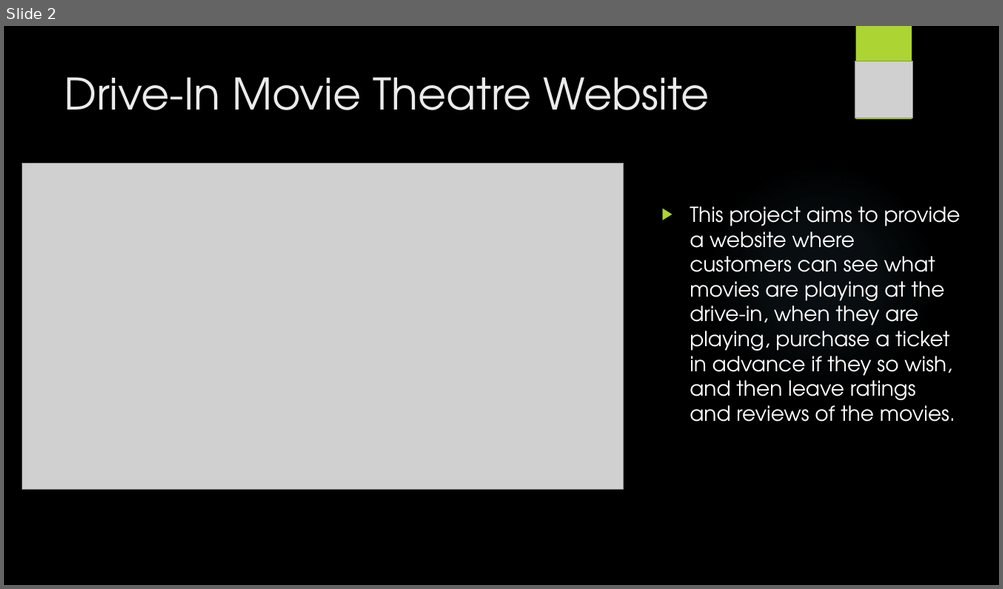
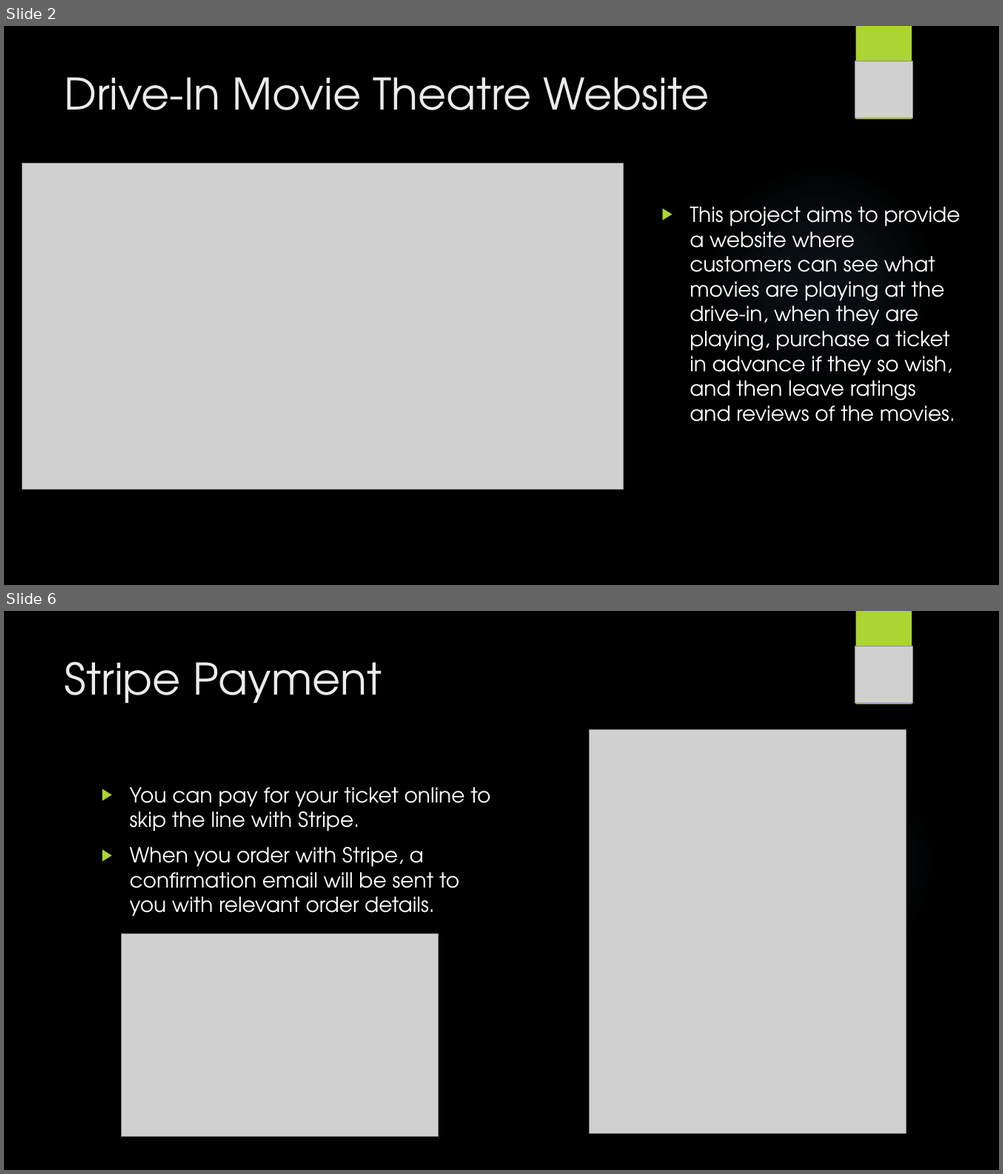
Before and after one commit to vladapple/MoonriseMovies, a slide deck: Files/MoonriseMoviesPresentation.pptx. Shown one above the other, each under a label of ours: slide 2 before the commit, slides 2 and 6 after it; the slides between them are not shown. The pictures are 1003x589 and 1003x1174 pixels, drawn with LibreOffice and Linux fonts; fonts in the diff are those of the drawing; grey boxes stand for pictures; background and template pictures are left out. Boxes give left, top, right and bottom in pixels: in the first picture for what was removed or moved away, otherwise in the second. Text is boxed around its words. In the diff, an @@ line names an element or a change of style, - is before the commit and + after.

```diff
--- a/Files/MoonriseMoviesPresentation.pptx
+++ b/Files/MoonriseMoviesPresentation.pptx
@@ slide 6 added at (x1=4, y1=611, x2=999, y2=1170), background picture (left out); not listed: 2 template elements that a slide beside it also shows @@
@@ picture added at (x1=854, y1=646, x2=912, y2=703) @@
@@ title added at (x1=64, y1=661, x2=381, y2=703), 42 pt, text #EBEBEB @@
+Stripe Payment
@@ picture added at (x1=589, y1=729, x2=906, y2=1134) @@
@@ text added at (x1=130, y1=787, x2=490, y2=917), 20 pt, text #FFFFFF @@
+▶ You can pay for your ticket online to skip the line with Stripe.
+▶ When you order with Stripe, a confirmation email will be sent to you with relevant order details.
@@ picture added at (x1=122, y1=934, x2=439, y2=1137) @@
```
Also in this commit, not shown: 2 slides changed, 12 other slides added, 6 slides removed.
